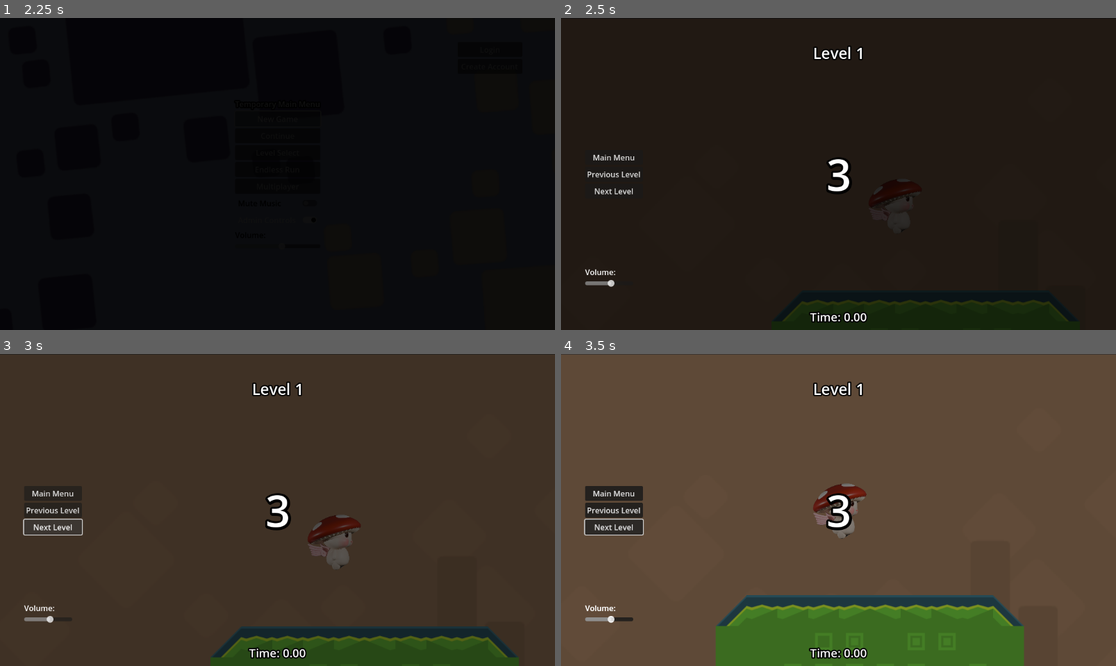
Above: before the commit, frames 1-4 (two rows, left to right).
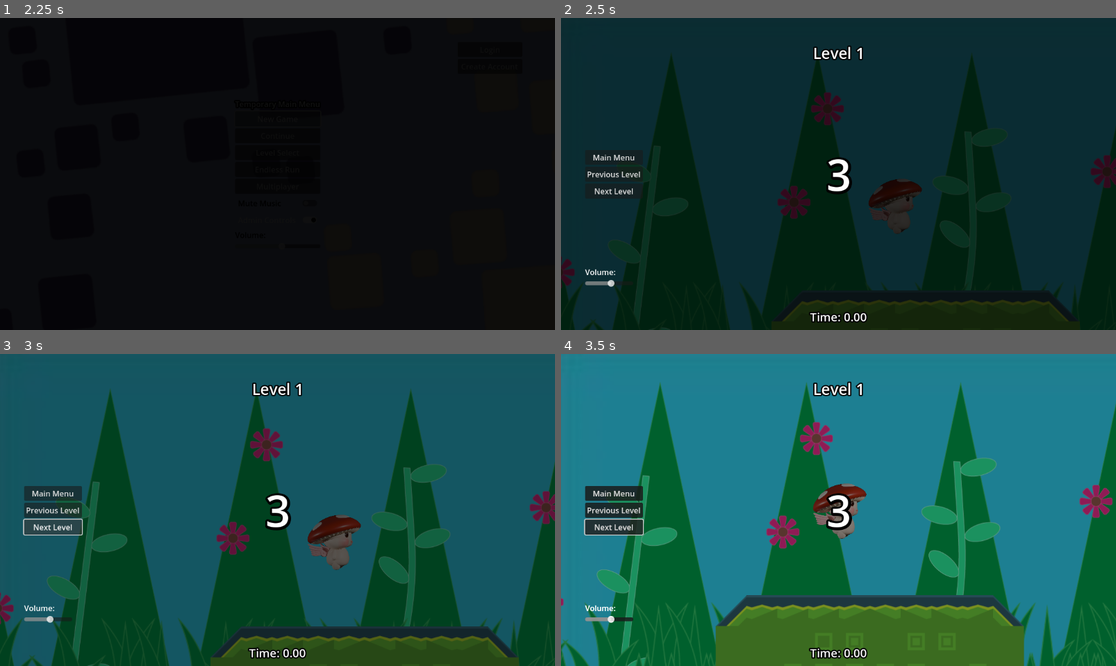
Above: after the commit, the same moments.

Repository: dustngroh/CapstoneProject
Game: Godot game, scene res://scenes/main/Game.tscn
Same seed, same stepped clock (60 frames per second), same inputs: the game is played once before the commit and once after it. The engine's default icon, where the game draws it, is replaced by a stand-in: a white triangle on a blue panel in a dark square.
Inputs:
- Up to frame 1 (2.25 s): tap Enter at 0.5 s; hold Right (walk_right) 0.53-1.25 s; tap Space (jump) at 0.77 s; click "New Game" at 1.25 s; click "New Game" at 2 s
- Up to frame 2 (2.5 s): no input
- Up to frame 3 (3 s): click "Next Level" at 2.75 s
- Up to frame 4 (3.5 s): no input

Frame 1 is identical in both runs. In frame 2, 87% of the frame differs, in the area x 0-100%, y 0-100%; in frame 3, 91%; in frame 4, 85%.

Commit message:
Add files via upload

Diff:
--- a/run-game/scenes/levels/main_levels/level_1.tscn
+++ b/run-game/scenes/levels/main_levels/level_1.tscn
@@ -1,13 +1,30 @@
-[gd_scene load_steps=4 format=4 uid="uid://jco3g4ho4nea"]
+[gd_scene load_steps=7 format=4 uid="uid://jco3g4ho4nea"]
 
 [ext_resource type="PackedScene" uid="uid://ds5twxhi7yq7j" path="res://scenes/levels/BaseLevel.tscn" id="1_x5cf2"]
 [ext_resource type="TileSet" uid="uid://bdaudv74wslo5" path="res://assets/level/test_tiles.tres" id="2_h5ykl"]
+[ext_resource type="Texture2D" uid="uid://baec7dvlxhnw4" path="res://assets/level/backgrounds/level bkgd demo.jpg" id="2_uva2q"]
+[ext_resource type="Texture2D" uid="uid://dqhgenncpbdcp" path="res://assets/level/backgrounds/level bkgd trees demo.png" id="3_x5tvq"]
 [ext_resource type="PackedScene" uid="uid://crlmo14rtbpw2" path="res://scenes/entities/items/speed_boost_item.tscn" id="3_x7g4m"]
+[ext_resource type="Texture2D" uid="uid://bxwu6wet3ok5y" path="res://assets/level/backgrounds/level bkgd grass demo.png" id="4_nc4o4"]
 
 [node name="Level1" instance=ExtResource("1_x5cf2")]
 
 [node name="SpawnPoint" parent="." index="1"]
 position = Vector2(254.657, 782.622)
+
+[node name="Sprite2D" parent="ParallaxBackground/Background" index="0"]
+position = Vector2(6884, 3573)
+texture = ExtResource("2_uva2q")
+
+[node name="Sprite2D" parent="ParallaxBackground/Tiles" index="0"]
+position = Vector2(0, 150)
+scale = Vector2(0.99409, 0.99409)
+texture = ExtResource("3_x5tvq")
+
+[node name="Sprite2D" parent="ParallaxBackground/Hills" index="0"]
+position = Vector2(-6, 745)
+scale = Vector2(1.5748, 1.5748)
+texture = ExtResource("4_nc4o4")
 
 [node name="WinZone" parent="." index="4"]
 position = Vector2(8202, 386)
